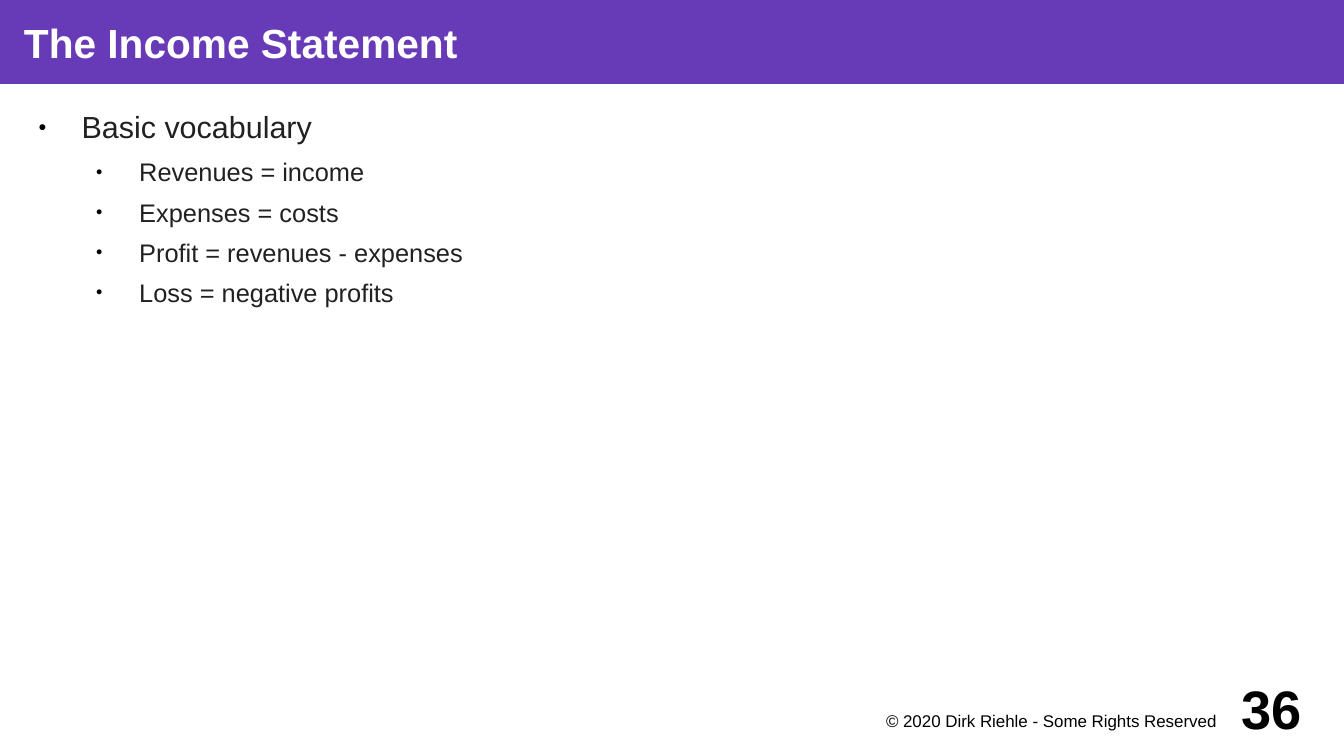
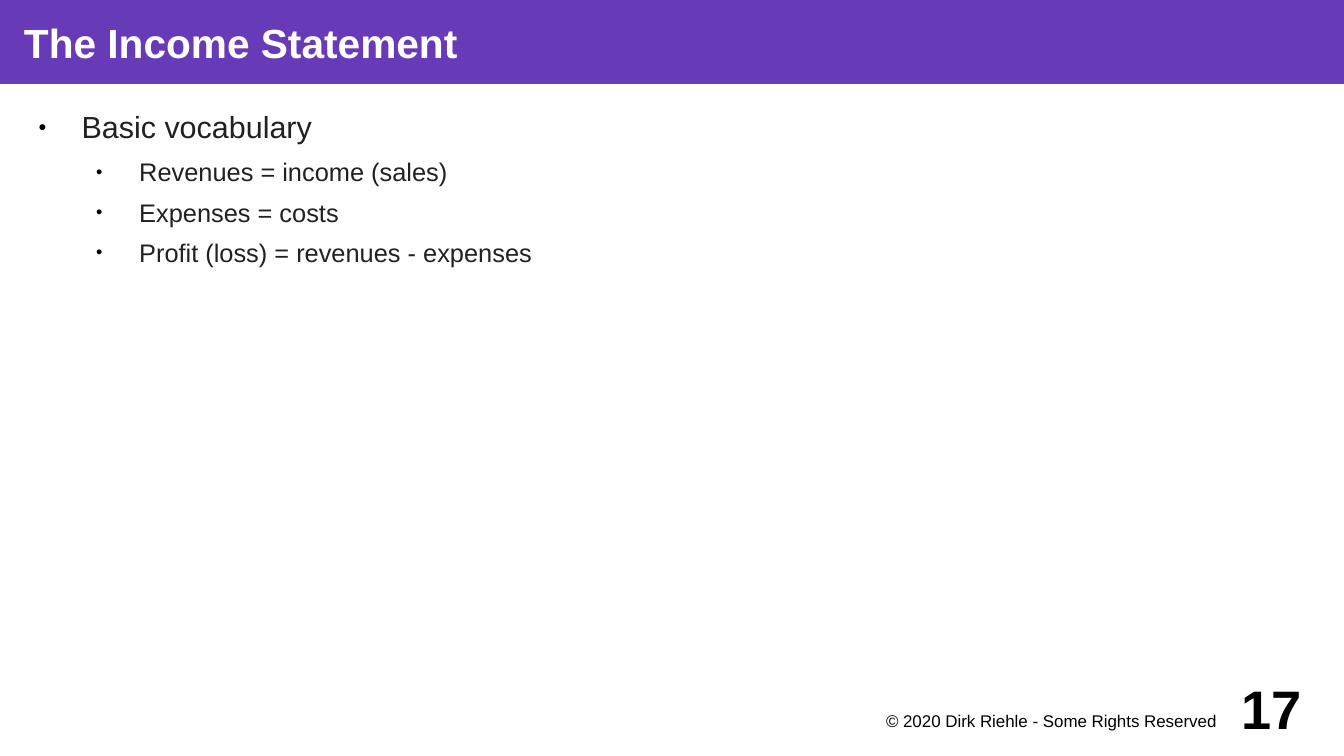
Before and after one commit to dirkriehle/coss-course, a slide deck: slide 17 of Lecture slides/COSS B03 - Software Vendors.odp (slide 36 before the commit). Drawn at 1344x756 pixels with LibreOffice and Linux fonts; fonts in the diff are those of the drawing. Boxes give left, top, right and bottom in pixels: in the first picture for what was removed or moved away, otherwise in the second. Text is boxed around its words. In the diff, an @@ line names an element or a change of style, - is before the commit and + after.

```diff
--- a/Lecture slides/COSS B03 - Software Vendors.odp
+++ b/Lecture slides/COSS B03 - Software Vendors.odp
@@ text at <box>139,162,447,187</box>: text changed @@
-  ● Revenues = income
+  ● Revenues = income (sales)
@@ text at <box>139,243,532,267</box>: text changed @@
-  ● Profit = revenues - expenses
-  ● Loss = negative profits
+  ● Profit (loss) = revenues - expenses
@@ page number at <box>1242,691,1302,729</box>: text changed @@
-36
+17
```
Also in this commit, not shown: 28 other slides changed, 11 slides added, 2 slides removed, 5 other files.
